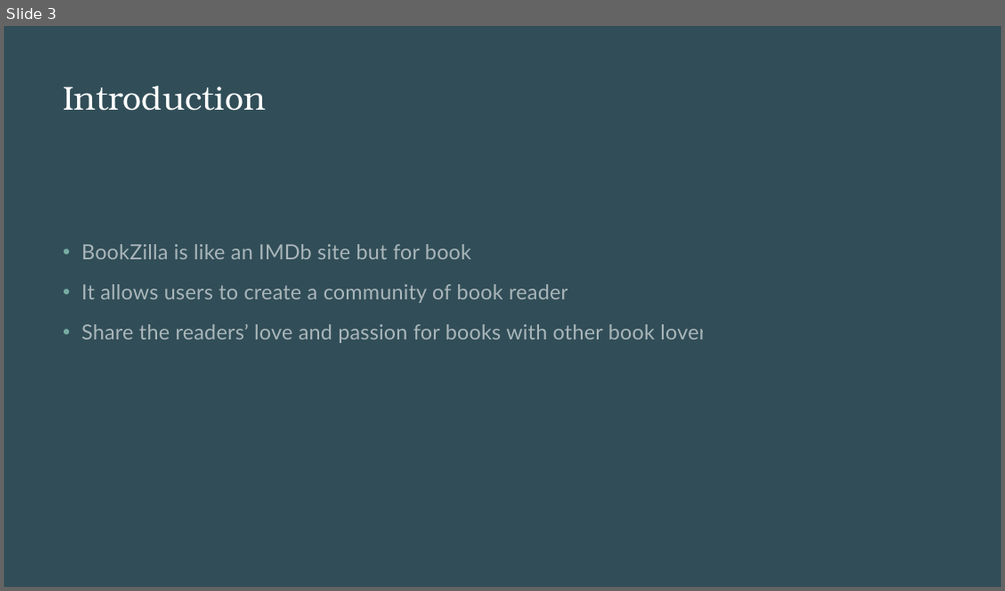
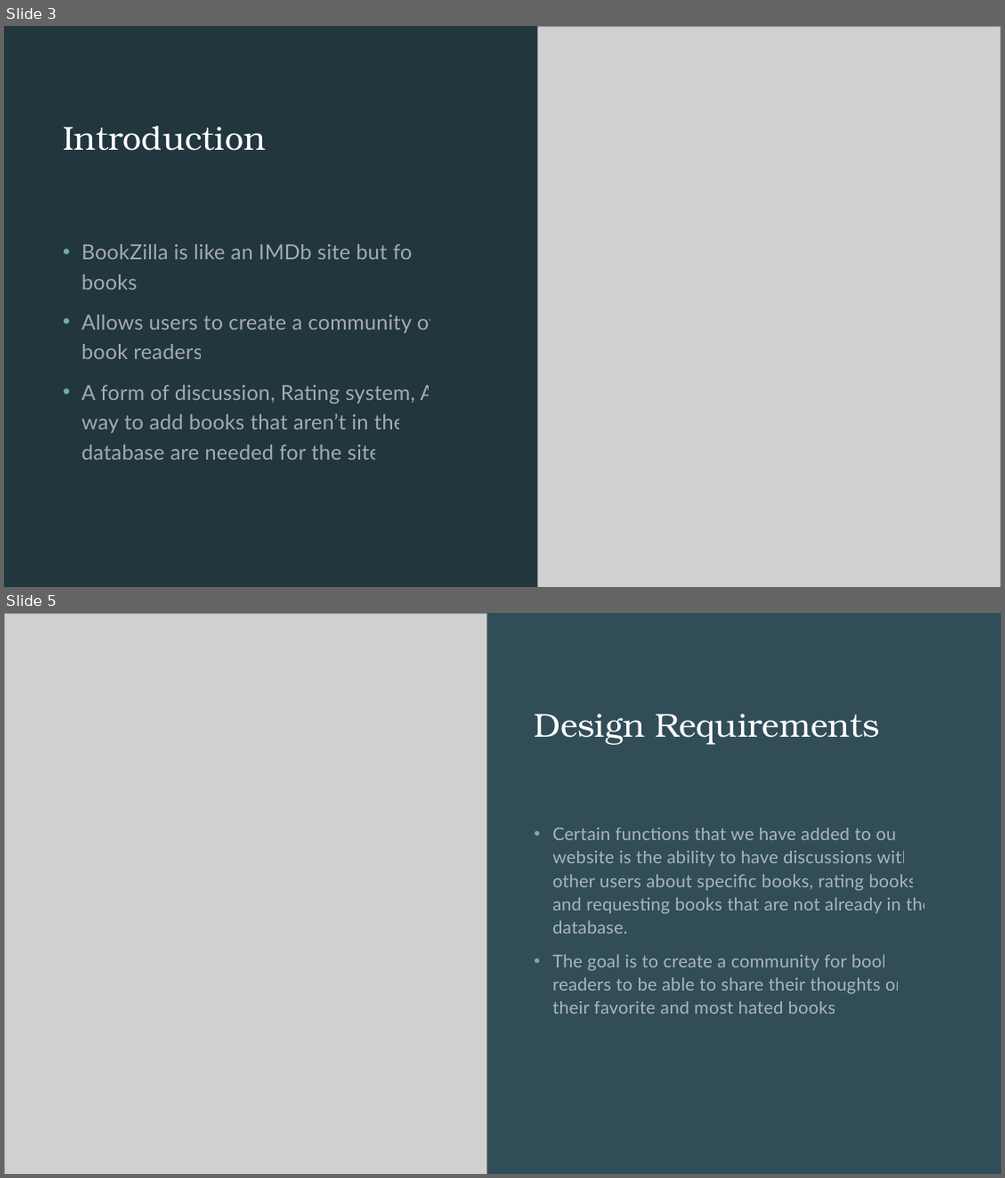
Before and after one commit to BookZilla-ENSE-374/BookZilla, a slide deck: Project Files/General/BookZilla.pptx. Shown one above the other, each under a label of ours: slide 3 before the commit, slides 3 and 5 after it; the slides between them are not shown. The pictures are 1005x591 and 1005x1178 pixels, drawn with LibreOffice and Linux fonts; fonts in the diff are those of the drawing; grey boxes stand for pictures. Boxes give left, top, right and bottom in pixels: in the first picture for what was removed or moved away, otherwise in the second. Text is boxed around its words. In the diff, an @@ line names an element or a change of style, - is before the commit and + after.

```diff
--- a/Project Files/General/BookZilla.pptx
+++ b/Project Files/General/BookZilla.pptx
@@ slide 5 added at (4,613,1001,1174), background #22363D @@
@@ rectangle added at (4,613,1001,1174), fill #314E58 @@
@@ picture added at (4,613,487,1174) @@
@@ title added at (534,714,880,745), 32 pt, text #FFFFFF @@
+Design Requirements
@@ text added at (552,827,931,1013), 17 pt, text #FFFFFF at 58% opacity @@
+• Certain functions that we have added to our website is the ability to have discussions with other users about specific books, rating books, and requesting books that are not already in the database.
+• The goal is to create a community for book readers to be able to share their thoughts on their favorite and most hated books.
@@ slide 3 changed as well @@
@@ rectangle removed at (4,26,1001,587) @@
@@ rectangle added at (4,26,1001,587), fill #22363D @@
@@ picture added at (538,26,1001,587) @@
@@ title "Introduction" at (63,126,266,151): vertical alignment top to middle @@
@@ text at (81,314,436,459): text changed @@
-• It allows users to create a community of book readers
-• Share the readers’ love and passion for books with other book lovers
+• Allows users to create a community of book readers
+• A form of discussion, Rating system, A way to add books that aren’t in the database are needed for the site
```
Also in this commit, not shown: 1 other slide changed, 5 other slides added.
